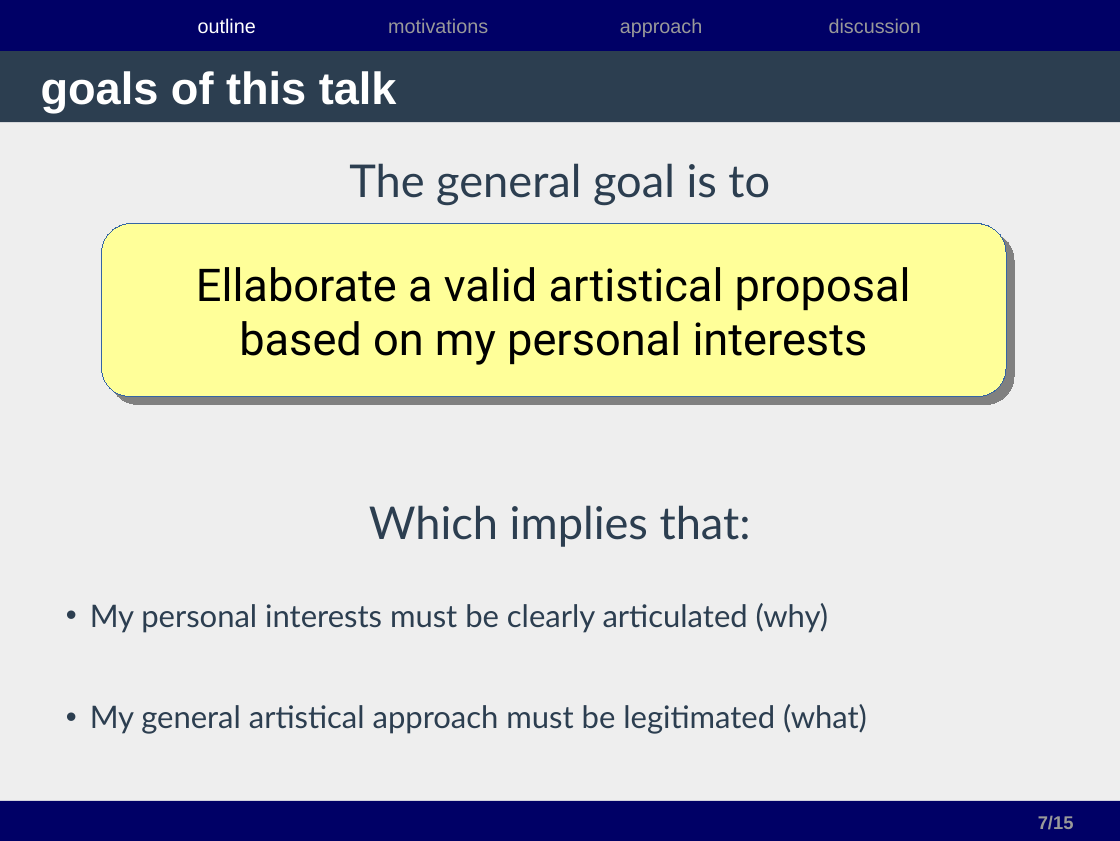
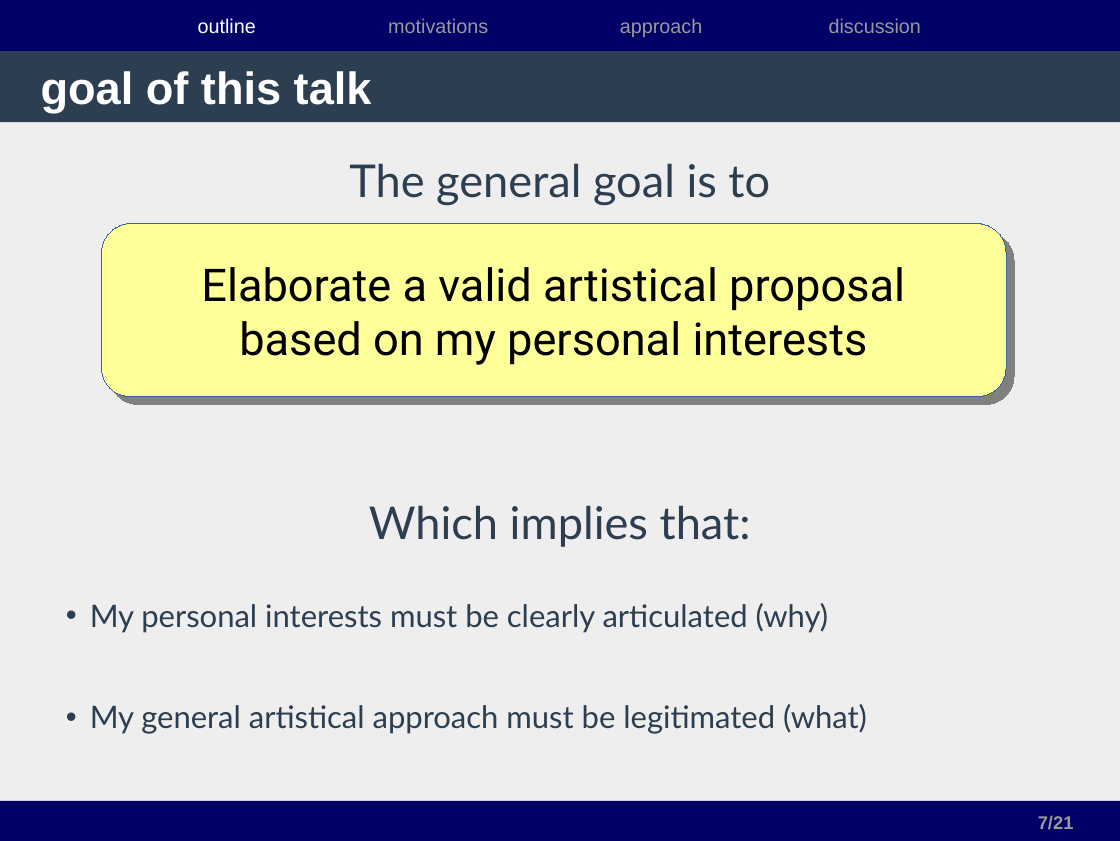
Before and after one commit to andres-fr/videogame-master-hfmdk, a slide deck: slide 7 of documentation/presentation-hfmdk-november2016.odp. Drawn at 1120x841 pixels with LibreOffice and Linux fonts; fonts in the diff are those of the drawing. Boxes give left, top, right and bottom in pixels: in the first picture for what was removed or moved away, otherwise in the second. Text is boxed around its words. In the diff, an @@ line names an element or a change of style, - is before the commit and + after.

```diff
--- a/documentation/presentation-hfmdk-november2016.odp
+++ b/documentation/presentation-hfmdk-november2016.odp
@@ title at box(41, 71, 372, 113): text changed @@
-goals of this talk
+goal of this talk
@@ text in rounded rectangle at box(209, 267, 913, 311): text changed @@
-Ellaborate a valid artistical proposal
+Elaborate a valid artistical proposal
@@ page number at box(1038, 815, 1074, 830): text changed @@
-7/15
+7/21
```
Also in this commit, not shown: 7 other slides changed, 6 slides added.
